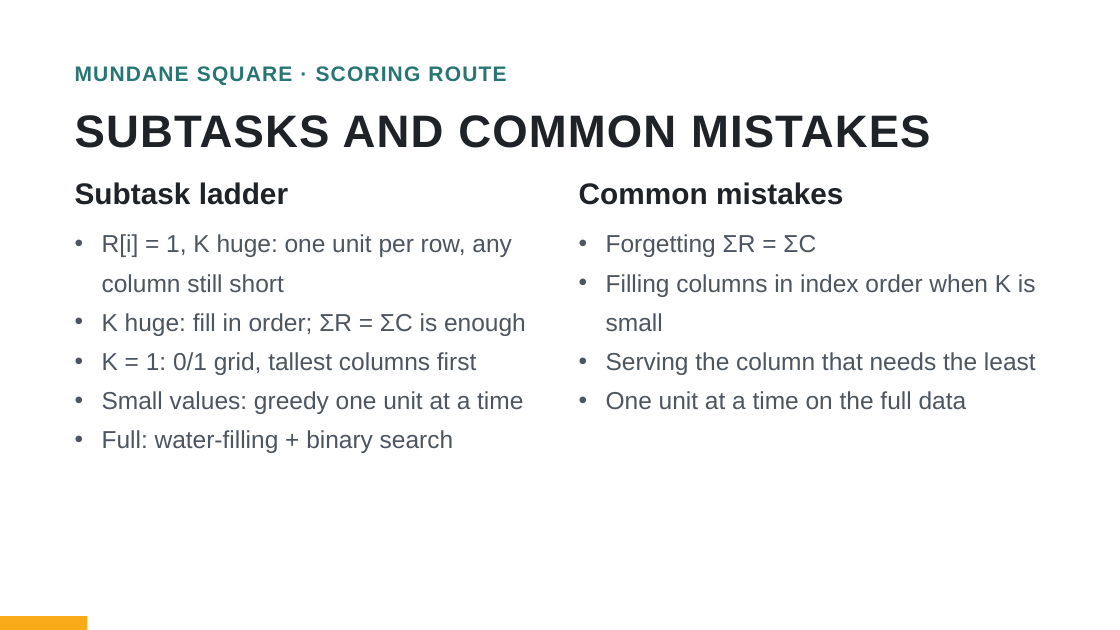
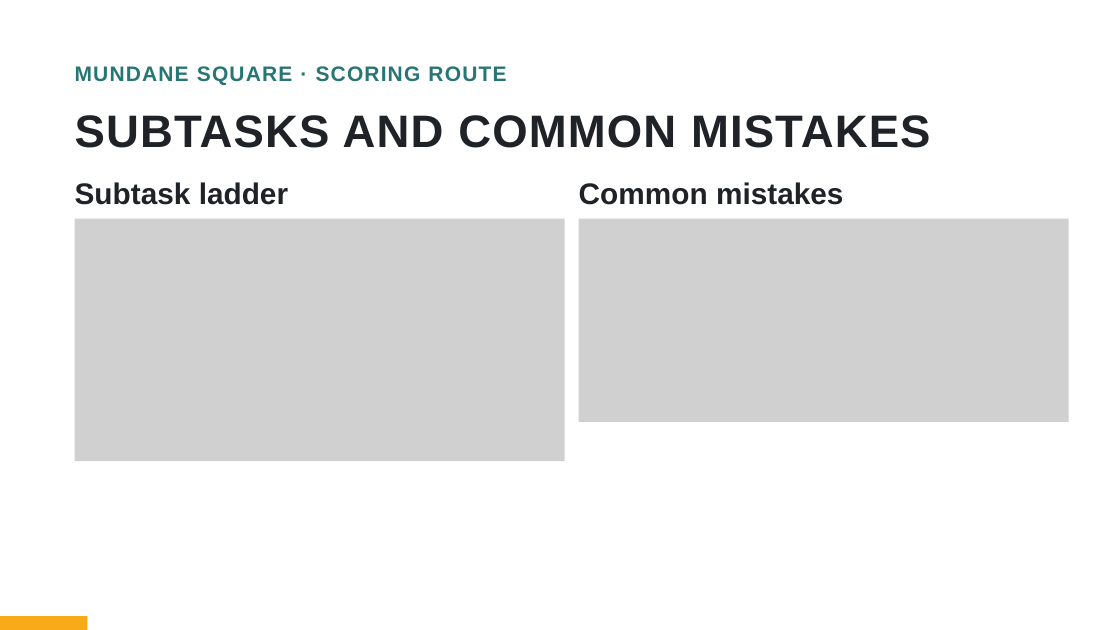
Before and after one commit to bryanbsun/AIO, a slide deck: slide 17 of AIO/P6/AIO High Achievers Camp Session 3 Greedy and the Water Level.pptx. Drawn at 1120x630 pixels with LibreOffice and Linux fonts; fonts in the diff are those of the drawing; grey boxes stand for pictures. Boxes give left, top, right and bottom in pixels: in the first picture for what was removed or moved away, otherwise in the second. Text is boxed around its words. In the diff, an @@ line names an element or a change of style, - is before the commit and + after.

```diff
--- a/AIO/P6/AIO High Achievers Camp Session 3 Greedy and the Water Level.pptx
+++ b/AIO/P6/AIO High Achievers Camp Session 3 Greedy and the Water Level.pptx
@@ picture added at (x1=75, y1=218, x2=565, y2=461) @@
@@ text removed at (x1=102, y1=234, x2=526, y2=453) @@
-• R[i] = 1, K huge: one unit per row, any column still short
-• K huge: fill in order; ΣR = ΣC is enough
-• K = 1: 0/1 grid, tallest columns first
-• Small values: greedy one unit at a time
-• Full: water-filling + binary search
@@ picture added at (x1=579, y1=218, x2=1069, y2=422) @@
@@ text removed at (x1=606, y1=234, x2=1036, y2=410) @@
-• Forgetting ΣR = ΣC
-• Filling columns in index order when K is small
-• Serving the column that needs the least
-• One unit at a time on the full data
```
Also in this commit, not shown: 34 other slides changed, 3 other files.
